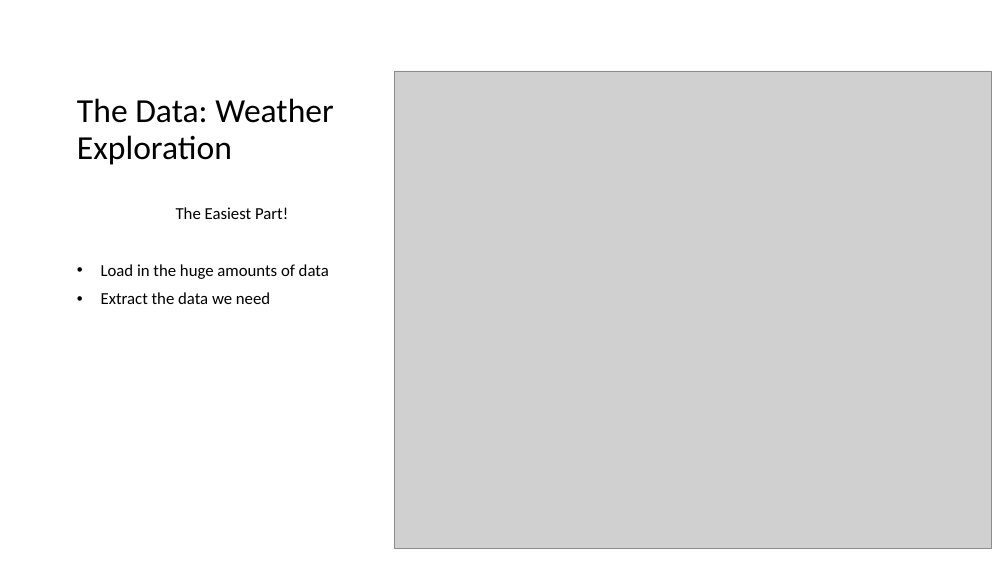
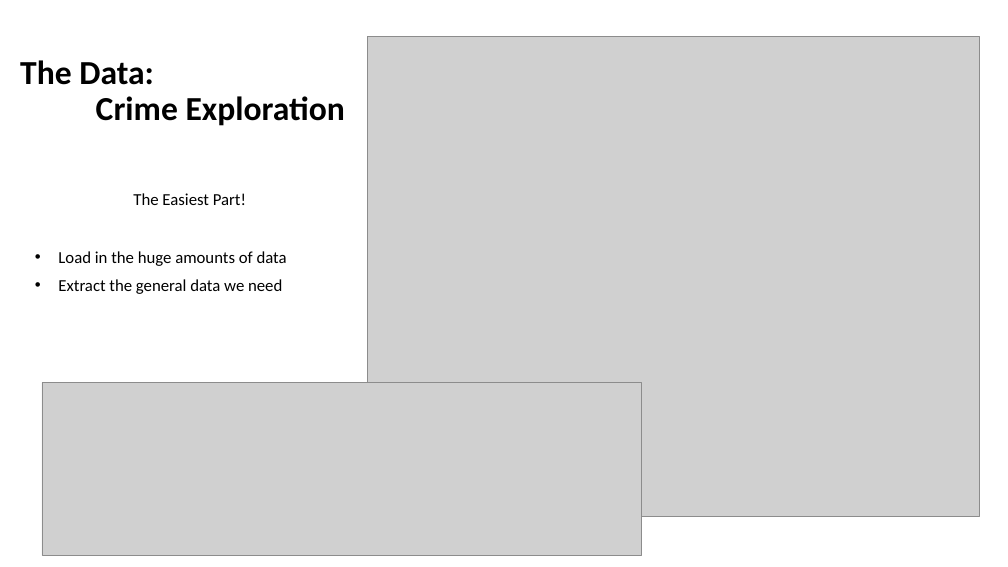
Before and after one commit to franciscohohn/Project_1, a slide deck: slide 6 of Weather_vs_Crime.pptx. Drawn at 1008x567 pixels with LibreOffice and Linux fonts; fonts in the diff are those of the drawing; grey boxes stand for pictures. Boxes give left, top, right and bottom in pixels: in the first picture for what was removed or moved away, otherwise in the second. Text is boxed around its words. In the diff, an @@ line names an element or a change of style, - is before the commit and + after.

Commit message:
updating ppt

```diff
--- a/Weather_vs_Crime.pptx
+++ b/Weather_vs_Crime.pptx
@@ picture: place and size @@
-picture at bbox=[395, 71, 991, 549]
+picture at bbox=[368, 36, 980, 516]
@@ title at bbox=[20, 60, 345, 126]: text changed; bold on @@
-The Data: Weather Exploration
+The Data:
+Crime Exploration
@@ text "The Easiest Part!": place and size @@
-text "The Easiest Part!" at bbox=[101, 207, 329, 304]
+text "The Easiest Part!" at bbox=[58, 193, 287, 294]
@@ text at bbox=[58, 279, 282, 294]: text changed @@
-• Extract the data we need
+• Extract the general data we need
@@ picture added at bbox=[42, 383, 640, 556] @@
```
Also in this commit, not shown: 1 other slide changed, 2 slides added, 1 slide removed.
